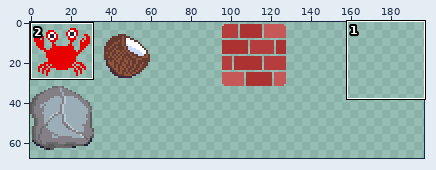
Pixel-art file -- src/sprites.ase. Above: a wide view before the commit, with the close-up outlined.
Close-up. As it was:
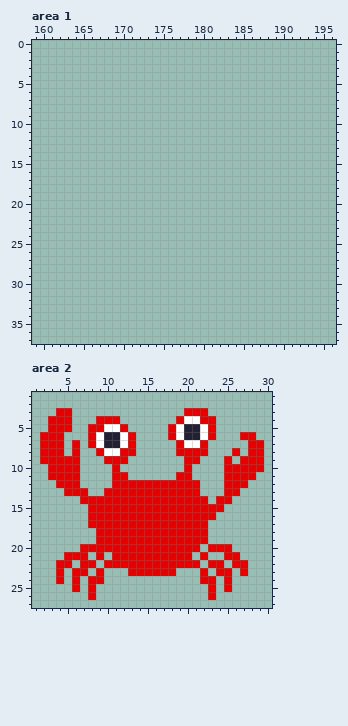
256x256 pixels, 1 frame. Shown: area 1: x 159..196, y 0..37; area 2: x 1..30, y 1..27. The wide view leaves out empty margins.
After the commit:
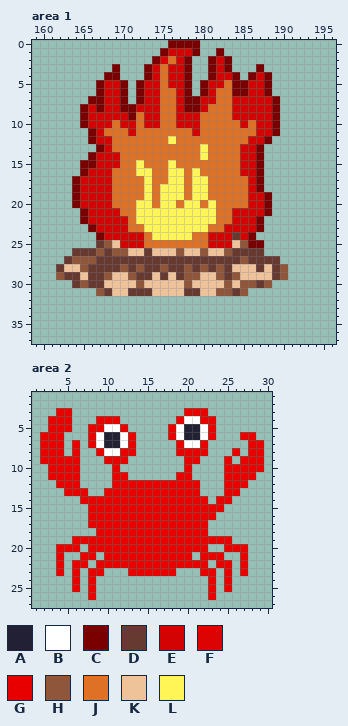
Palette (. is transparent): A #222034  B #ffffff  C #7a0000  D #663931  E #d30303  F #de0303  G #e80000  H #8f563b  J #df7126  K #eec39a  L #fff556
Changes in this commit:
Area 1:
y 0: x 176..179 .... -> CCCC
y 1: x 175..179 ..... -> CEEEC; x 182 . -> C
y 2: x 174..178 ..... -> CFJEC; x 181..183 ... -> CEC
y 3: x 169 . -> C; x 173..178 ...... -> CEJEEC; x 181..183 ... -> CEC; x 187 . -> C
y 4: x 168..169 .. -> CC; x 173..178 ...... -> CEJEEC; x 181..184 .... -> CEEC; x 186..188 ... -> CEC
y 5: x 167..170 .... -> CEEC; x 172..178 ....... -> CEEJEEC; x 180..188 ......... -> CEEJCCEEC
y 6: x 167..170 .... -> CEEC; x 172..178 ....... -> CEEJJEC; x 180..188 ......... -> CEJJCCEEC
y 7: x 166..170 ..... -> CCEEC; x 172..189 .................. -> CEEJJECCEEJJEEEEEC
y 8: x 165..189 ......................... -> CECEECCEEEJJECCEJJJEEEEEC
y 9: x 165..189 ......................... -> CEEEEECJEEJJEEEJJJJEEEEEC
y 10: x 165..189 ......................... -> CEEEJEEJEEJJEEEJJJJJEJEEC
y 11: x 166..189 ........................ -> CEJJJEJJJJJJJEJJJJJJJEEC
y 12: x 166..188 ....................... -> CEEJJJJJJJLJJJJJJJJJEEC
y 13: x 167..187 ..................... -> CEJJJJJJJJJJJLJJJJEEC
y 14: x 166..187 ...................... -> CEEEJJJJJJJJJJLJJJJEEC
y 15: x 165..187 ....................... -> CCEEEJJLJJJLJJJJJJJJEEC
y 16: x 165..187 ....................... -> CEEEJJJLLJJLLJLJJJJJEEC
y 17: x 164..187 ........................ -> CEEEEJJJJLJJLLJLLJJJJJEC
y 18: x 164..187 ........................ -> CEEEEJJJJLJLLLJLLJJJJJEC
y 19: x 164..188 ......................... -> CEEEEJJJJLJLLLJLLJJJJJEEC
y 20: x 164..188 ......................... -> CEEEEJJJLLJLLJLLJLJJJJEEC
y 21: x 165..188 ........................ -> CEEEEJJLLLLLLLLLLJJEEEEC
y 22: x 165..187 ....................... -> CEEEEEJLLLLLLLLLLJJEEEC
y 23: x 166..187 ...................... -> CEEEEJJLLLLLLLLJJEEEEC
y 24: x 167..186 .................... -> CEEEEEJLLLLLJJEEEDEC
y 25: x 167..187 ..................... -> DHKEEEJJJJJJJJEEEKHCC
y 26: x 164..187 ........................ -> DDDHDHHKKDKKKHKKHKKHDDDD
y 27: x 163..189 ........................... -> DHHHDDDDDDDDDDDDDDDDDDHDDDD
y 28: x 162..190 ............................. -> DKKHDDDDHDHDDHDDHDHDHDKKKDKDH
y 29: x 162..190 ............................. -> HDDKDDHKKHDDKDKDHHKKHDHKKKKDH
y 30: x 164..188 ......................... -> DHDDKKKKHKKKKKHKKKKHKHHDH
y 31: x 167..185 ................... -> HDKKDDDKKKKDDKKHHDH
Area 2:
y 19: x 6..8 ... -> GGG; x 23..25 ... -> GGG
y 20: x 4..7 ...G -> GGG.; x 22..24 .GG -> G..; x 26..27 .. -> GG
y 21: x 4..6 .GG -> G..; x 8..10 .G. -> G.G; x 23..27 ..GG. -> GG..G
y 22: x 5..6 G. -> .G; x 8..9 G. -> .G; x 22..23 .G -> G.; x 25..26 .G -> G.
y 23: x 7..8 G. -> .G; x 23..24 .G -> G.
y 24: x 4 G -> .; x 9 G -> .; x 22 G -> .
Changed places in both close-ups, as pixel boxes (x1, y1, x2, y2):
added: (56, 40, 288, 296)
changed: (56, 536, 112, 584)
changed: (200, 536, 248, 584)
